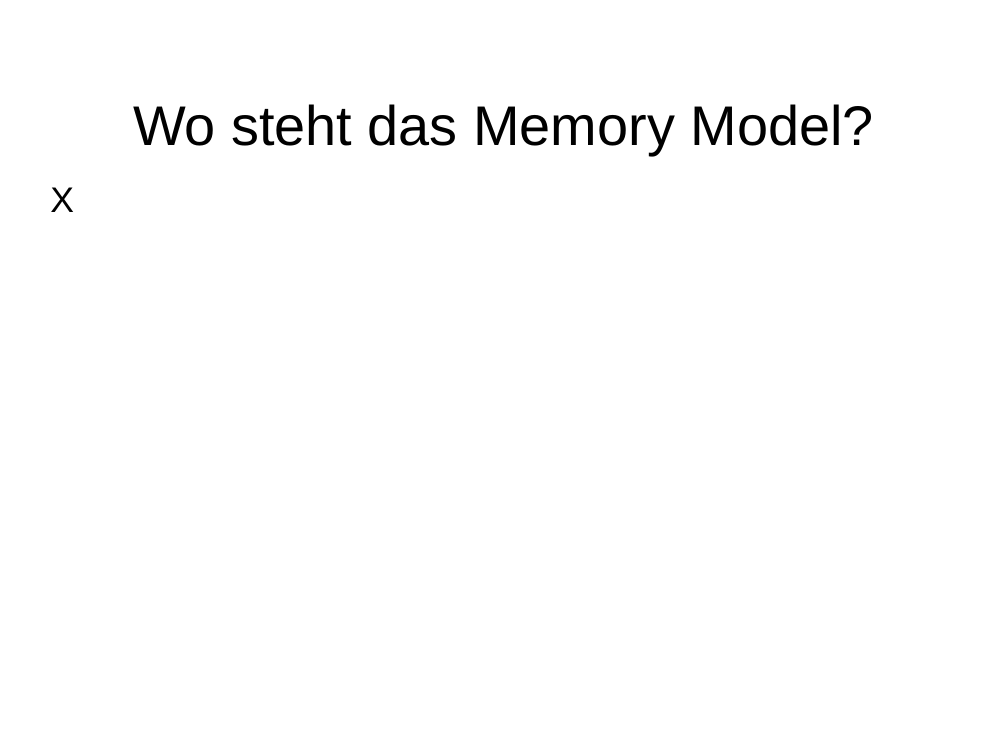
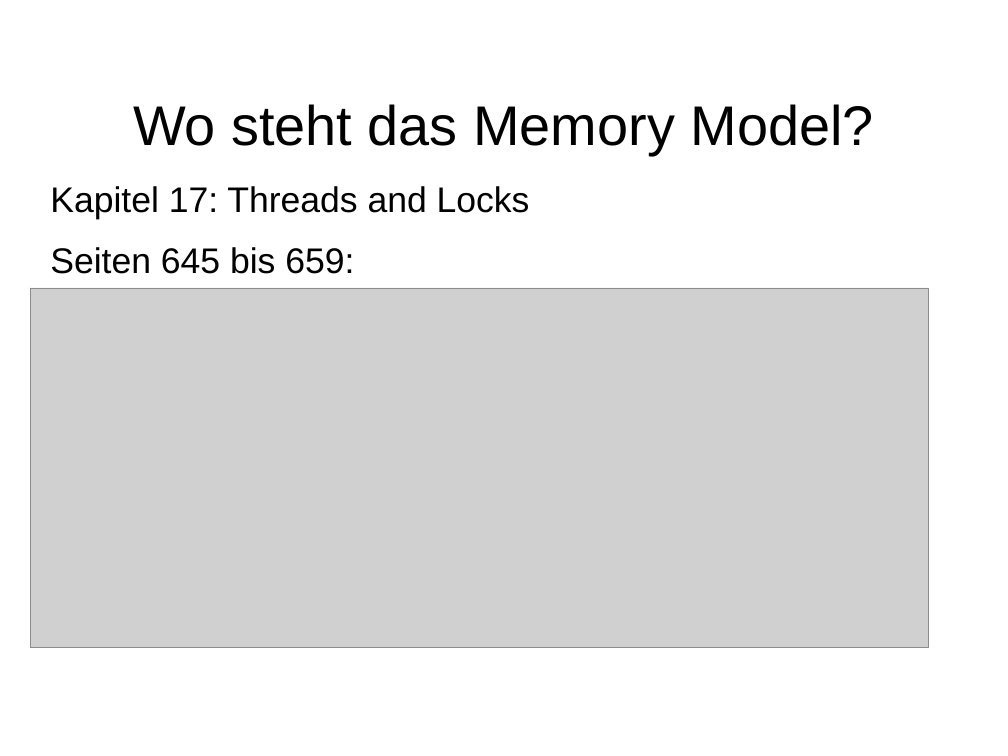
Before and after one commit to dlindner/vorlesung-se2-dhbw, a slide deck: slide 26 of added_2016/Java Memory Model.odp. Drawn at 1008x756 pixels with LibreOffice and Linux fonts; fonts in the diff are those of the drawing; grey boxes stand for pictures; background and template pictures are left out. Boxes give left, top, right and bottom in pixels: in the first picture for what was removed or moved away, otherwise in the second. Text is boxed around its words. In the diff, an @@ line names an element or a change of style, - is before the commit and + after.

```diff
--- a/added_2016/Java Memory Model.odp
+++ b/added_2016/Java Memory Model.odp
@@ text at <box>50,186,530,274</box>: text changed @@
-X
+Kapitel 17: Threads and Locks
+Seiten 645 bis 659:
@@ picture added at <box>30,288,928,649</box> @@
```
Also in this commit, not shown: 5 slides added, 2 slides removed.
